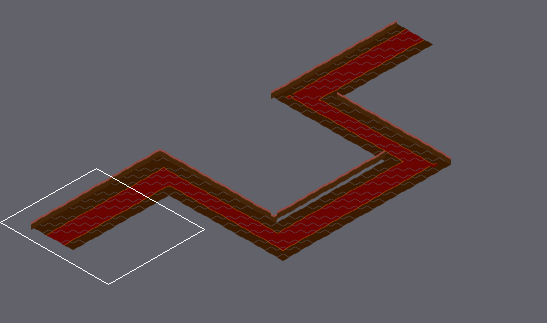
Level history. Tiled map (JSON): assets/tiledmap/Levels/level5.json. Above, an overview of the earlier version with the close-up marked.
Close-up. First the earlier version:
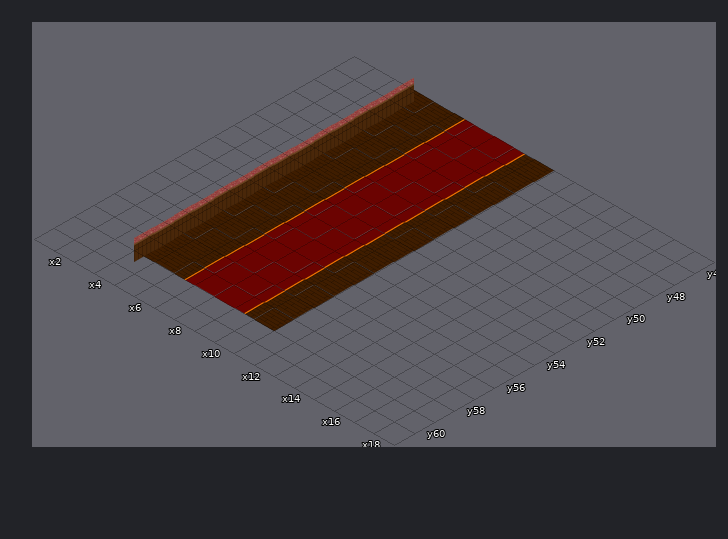
Cells are 182x104 px. Isometric: x runs down to the right, y down to the left. Shown: x 1..18, y 46..61. The commit also changed other parts of the map, which this record leaves out.
The result:
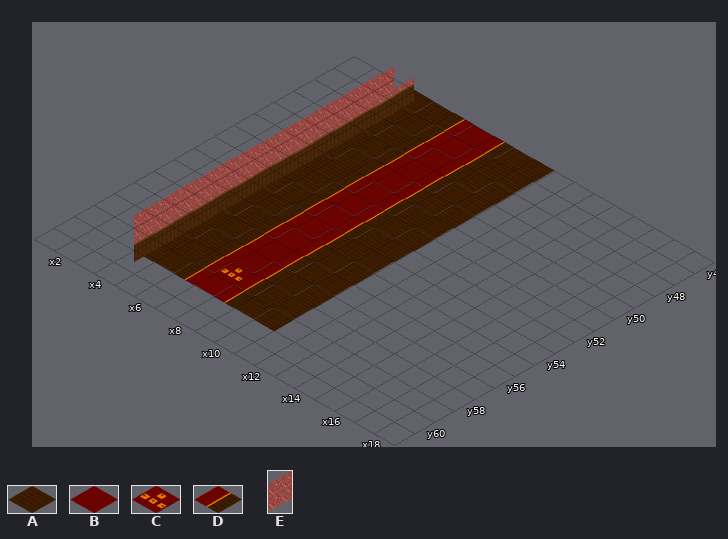
Key: from "floor": A 0, B 1, C 2, D 8; from "wall": E 3 flipped left-right.
_ is an empty cell.
The edit:
{"where": "layer \"floor\""}
{"y":46,"x":8,"old":"BD","new":"DA"}
{"y":47,"x":8,"old":"BD","new":"DA"}
{"y":48,"x":8,"old":"BD","new":"DA"}
{"y":49,"x":8,"old":"BD","new":"DA"}
{"y":50,"x":8,"old":"BD","new":"DA"}
{"y":51,"x":8,"old":"BD","new":"DA"}
{"y":52,"x":8,"old":"BD","new":"DA"}
{"y":53,"x":8,"old":"BD","new":"DA"}
{"y":54,"x":8,"old":"BD","new":"DA"}
{"y":55,"x":8,"old":"BD","new":"DA"}
{"y":56,"x":8,"old":"BD","new":"DA"}
{"y":57,"x":8,"old":"BD","new":"DA"}
{"y":58,"x":7,"old":"BBD","new":"CDA"}
{"y":59,"x":8,"old":"BD","new":"DA"}
{"where": "layer \"wall\""}
{"y":46,"x":3,"old":"_","new":"E"}
{"y":47,"x":3,"old":"_","new":"E"}
{"y":48,"x":3,"old":"_","new":"E"}
{"y":49,"x":3,"old":"_","new":"E"}
{"y":50,"x":3,"old":"_","new":"E"}
{"y":51,"x":3,"old":"_","new":"E"}
{"y":52,"x":3,"old":"_","new":"E"}
{"y":53,"x":3,"old":"_","new":"E"}
{"y":54,"x":3,"old":"_","new":"E"}
{"y":55,"x":3,"old":"_","new":"E"}
{"y":56,"x":3,"old":"_","new":"E"}
{"y":57,"x":3,"old":"_","new":"E"}
{"y":58,"x":3,"old":"_","new":"E"}
{"label":"changed","picture_box":[134,67,525,314]}
